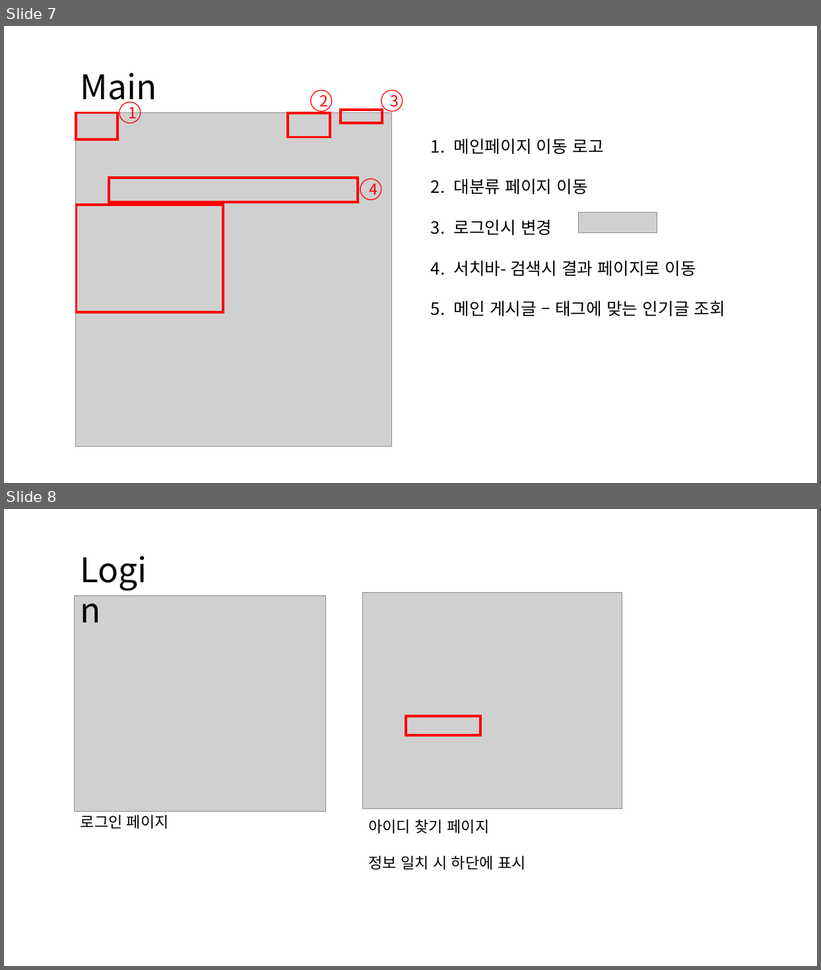
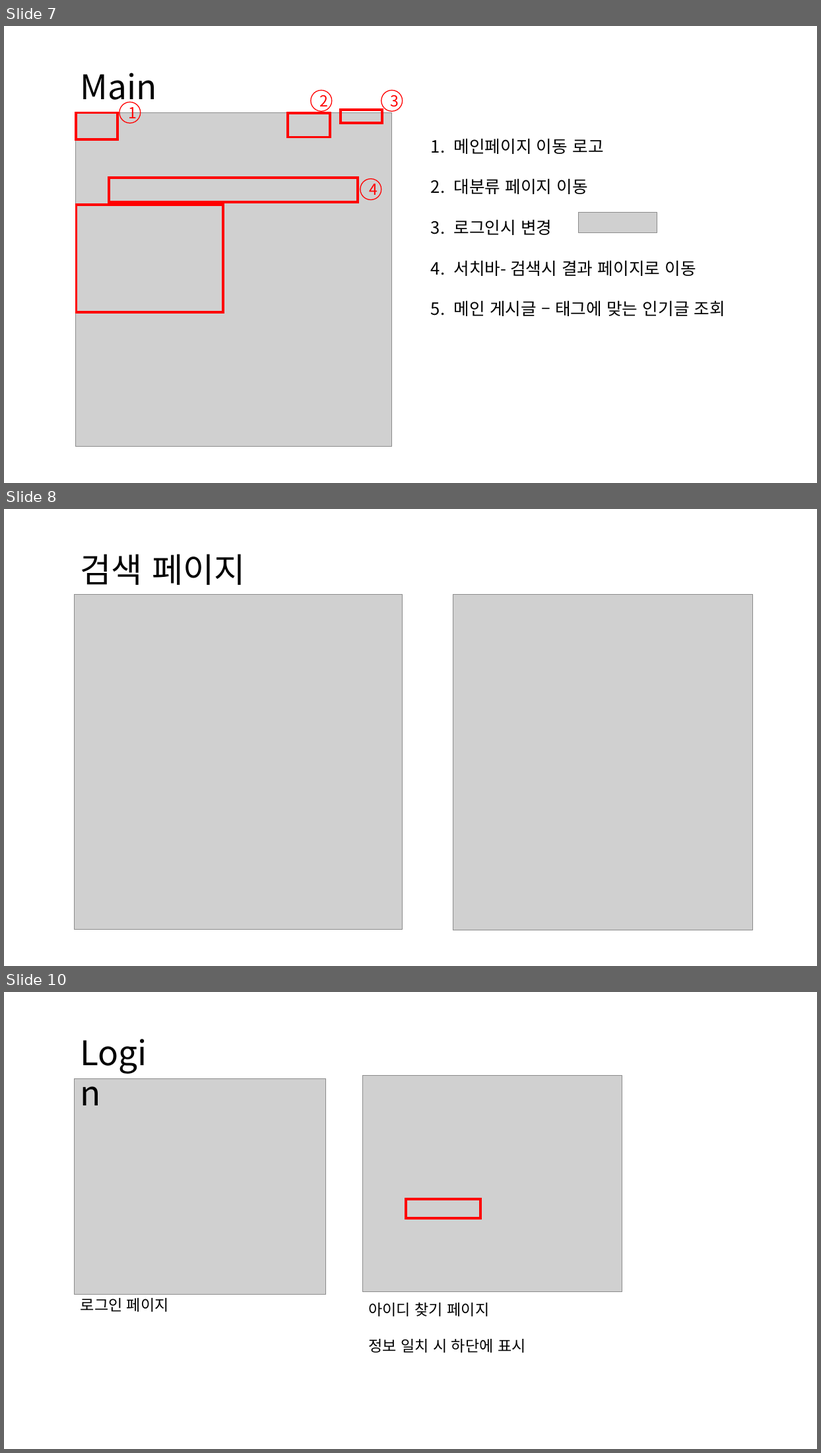
Before and after one commit to NDDarrow/MC, a slide deck: LNN.pptx. Shown one above the other, each under a label of ours: slides 7 and 8 before the commit, slides 7, 8 and 10 after it; the slides between them are not shown. The pictures are 821x970 and 821x1453 pixels, drawn with LibreOffice and Linux fonts; fonts in the diff are those of the drawing; grey boxes stand for pictures. Boxes give left, top, right and bottom in pixels: in the first picture for what was removed or moved away, otherwise in the second. Text is boxed around its words. In the diff, an @@ line names an element or a change of style, - is before the commit and + after.

```diff
--- a/LNN.pptx
+++ b/LNN.pptx
@@ slide 8 added at (4, 509, 817, 966), background #FFFFFF @@
@@ text added at (81, 554, 246, 585), 40 pt, text #000000 @@
+검색 페이지
@@ picture added at (74, 594, 403, 930) @@
@@ picture added at (453, 594, 752, 931) @@
@@ what was slide 8 is now slide 10 @@
```
Also in this commit, not shown: 1 other slide added.
